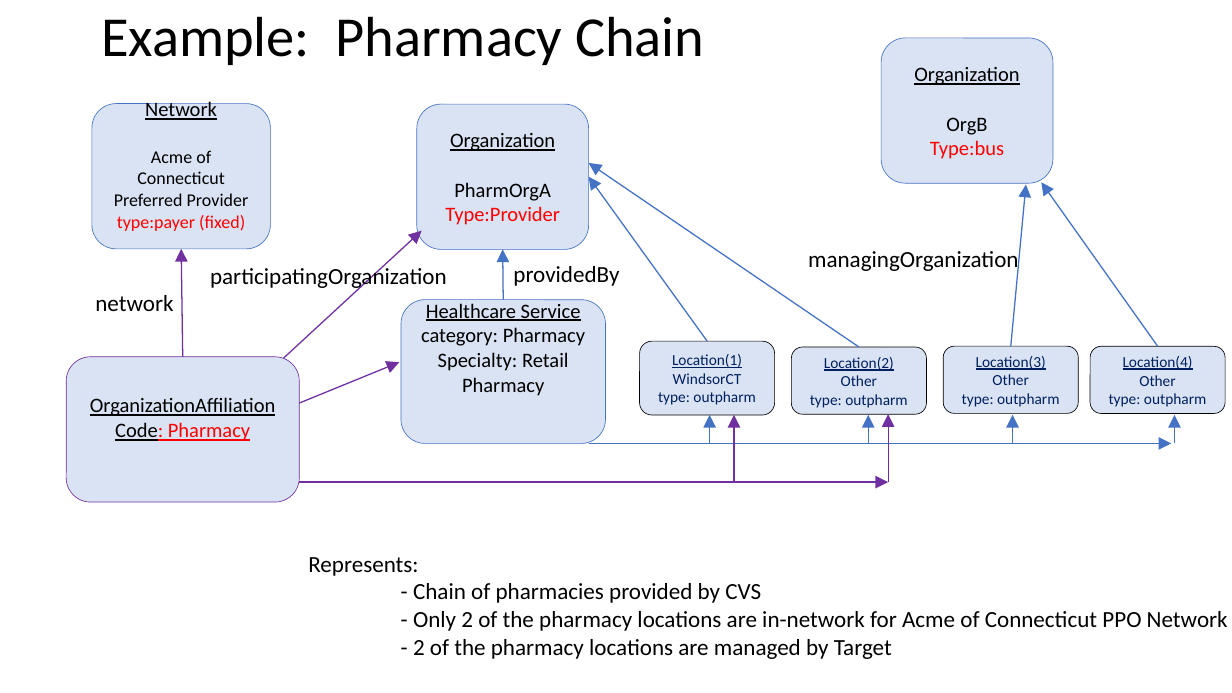
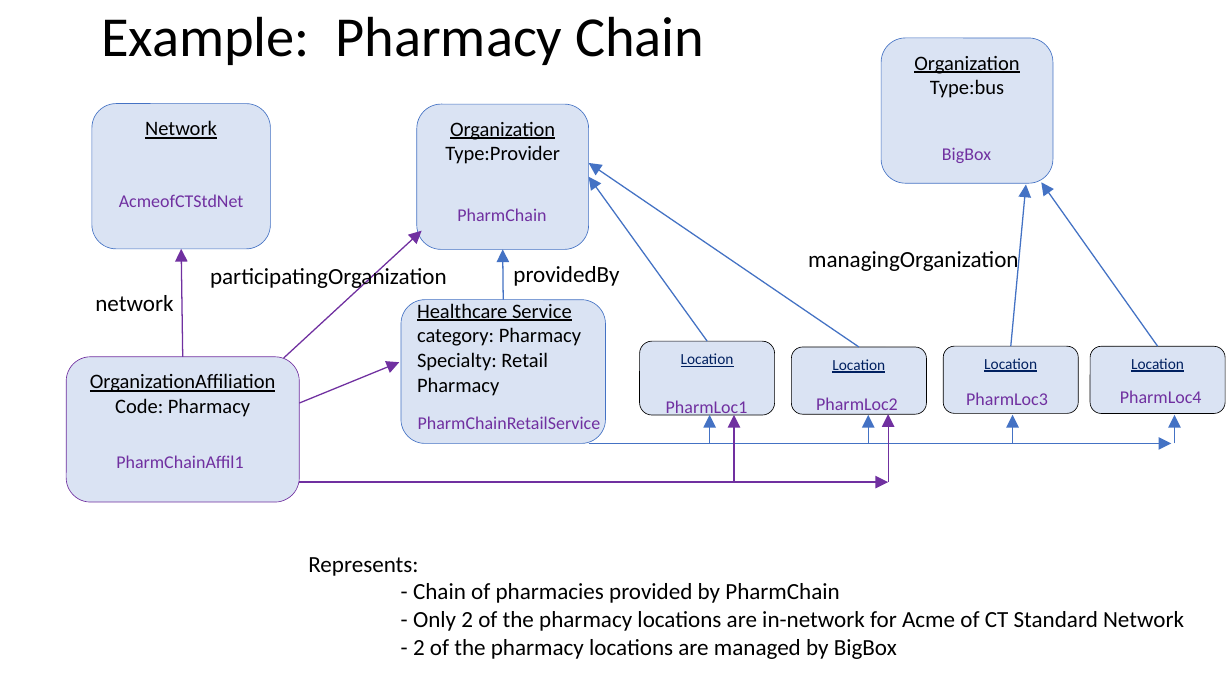
Before and after one commit to HL7/davinci-pdex-plan-net, a slide deck: slide 7 of fsh/ig-data/input/images/patterns.pptx (slide 6 before the commit). Drawn at 1232x693 pixels with LibreOffice and Linux fonts; fonts in the diff are those of the drawing. Boxes give left, top, right and bottom in pixels: in the first picture for what was removed or moved away, otherwise in the second. Text is boxed around its words. In the diff, an @@ line names an element or a change of style, - is before the commit and + after.

Commit message:
changed the names of the instances and aligned the pattern.pptx with the examples

```diff
--- a/fsh/ig-data/input/images/patterns.pptx
+++ b/fsh/ig-data/input/images/patterns.pptx
@@ text in rounded rectangle at [914, 56, 1019, 98]: text changed @@
-Organization
-OrgB
-Type:bus
+Organization
+Type:bus
@@ vertical alignment middle to top in 8 elements at [67, 357, 299, 502], [417, 104, 589, 250], [882, 38, 1054, 183], [640, 341, 775, 415], [792, 348, 927, 415], [944, 347, 1079, 414], [1091, 347, 1226, 414], [91, 104, 270, 249] @@
@@ text in rounded rectangle at [445, 122, 560, 164]: text changed @@
-Organization
-PharmOrgA
-Type:Provider
+Organization
+Type:Provider
@@ text added at [942, 147, 991, 163], 14 pt, text #7030A0 @@
+BigBox
@@ text in rounded rectangle at [114, 150, 249, 231]: paragraph removed @@
-Acme of Connecticut Preferred Provider
-type:payer (fixed)
@@ text added at [119, 194, 244, 207], 14 pt, text #7030A0 @@
+AcmeofCTStdNet
@@ text added at [457, 208, 546, 221], 14 pt, text #7030A0 @@
+PharmChain
@@ rounded rectangle "Healthcare Service category: Pharmacy" at [401, 299, 605, 444]: alignment centre to left @@
@@ text in rounded rectangle at [681, 353, 734, 367]: text changed @@
-Location(1)
-WindsorCT
-type: outpharm
+Location
@@ text in rounded rectangle at [832, 359, 885, 373]: text changed @@
-Location(2)
-Other
-type: outpharm
+Location
@@ text in rounded rectangle at [984, 358, 1037, 372]: text changed @@
-Location(3)
-Other
-type: outpharm
+Location
@@ text in rounded rectangle at [1131, 358, 1184, 372]: text changed @@
-Location(4)
-Other
-type: outpharm
+Location
@@ text in rounded rectangle at [115, 398, 250, 417]: text colour #FF0000 to #000000, underline off in "Code: Pharmacy" @@
@@ text added at [418, 416, 601, 434], 14 pt, text #7030A0 @@
+PharmChainRetailService
@@ text added at [666, 400, 748, 419], 14 pt, text #7030A0 @@
+PharmLoc1
@@ text added at [816, 397, 898, 416], 14 pt, text #7030A0 @@
+PharmLoc2
@@ text added at [966, 392, 1048, 405], 14 pt, text #7030A0 @@
+PharmLoc3
@@ text added at [1120, 390, 1202, 403], 14 pt, text #7030A0 @@
+PharmLoc4
@@ text added at [116, 455, 243, 468], 14 pt, text #7030A0 @@
+PharmChainAffil1
@@ text at [413, 583, 1184, 659]: text changed @@
-- Chain of pharmacies provided by CVS
-- Only 2 of the pharmacy locations are in-network for Acme of Connecticut PPO Network
-- 2 of the pharmacy locations are managed by Target
+- Chain of pharmacies provided by PharmChain
+- Only 2 of the pharmacy locations are in-network for Acme of CT Standard Network
+- 2 of the pharmacy locations are managed by BigBox
```
Also in this commit, not shown: 13 other slides changed, 1 slide added, 7 other files.
